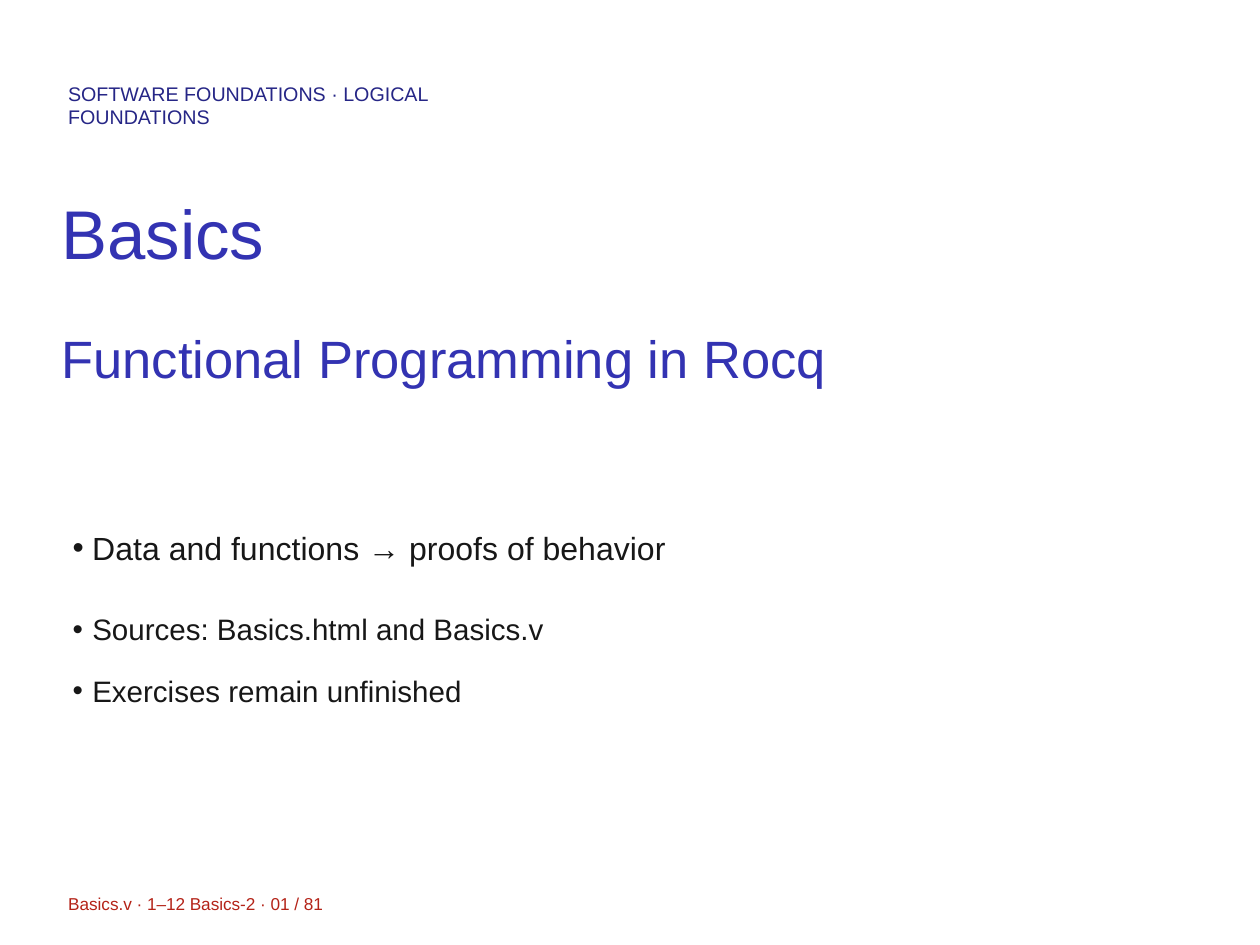
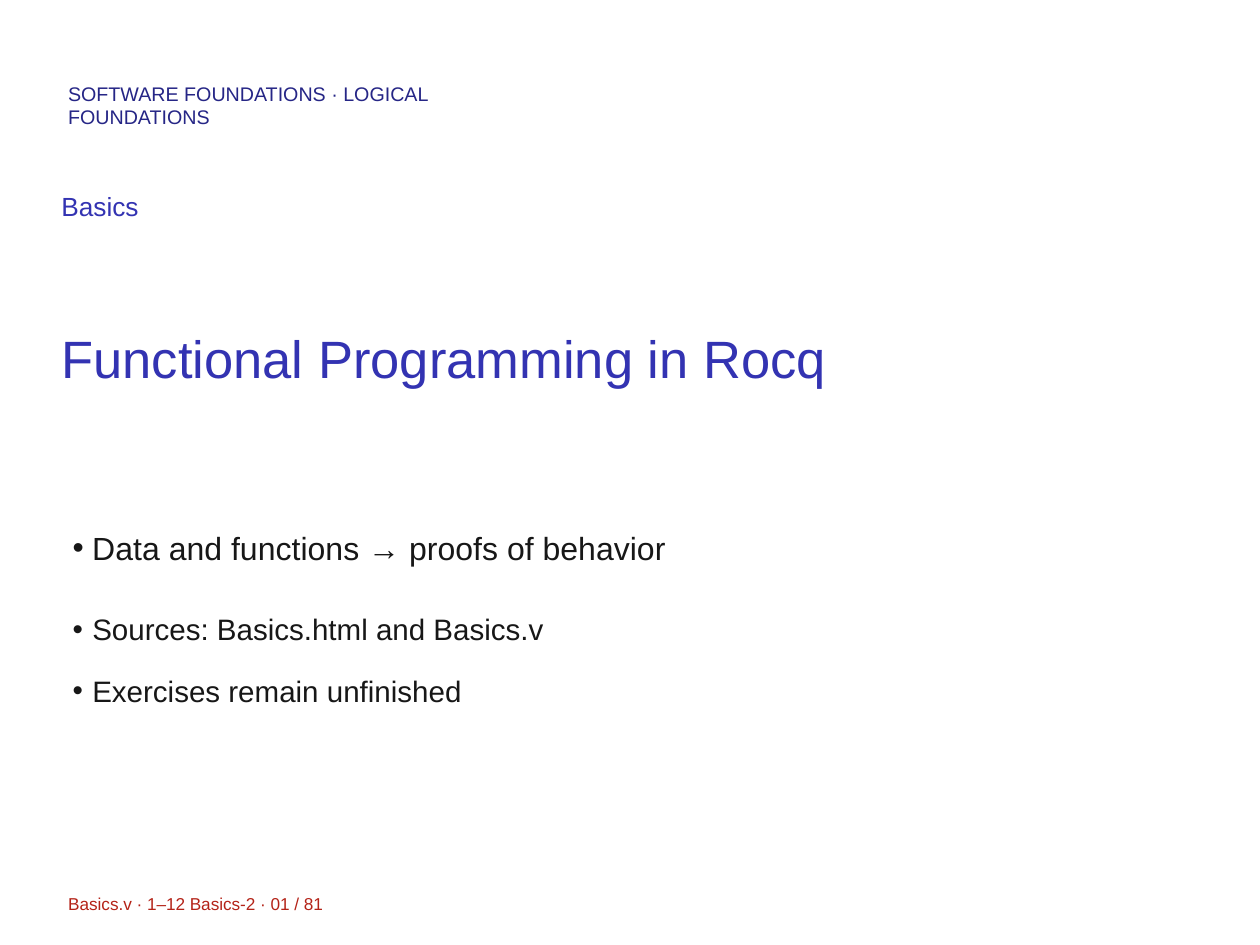
Before and after one commit to yuanruizhang5a/ppt-master, a slide deck: slide 1 of projects/course-rocq/Basics-2.pptx. Drawn at 1260x945 pixels with LibreOffice and Linux fonts; fonts in the diff are those of the drawing. Boxes give left, top, right and bottom in pixels: in the first picture for what was removed or moved away, otherwise in the second. Text is boxed around its words. In the diff, an @@ line names an element or a change of style, - is before the commit and + after.

Commit message:
continue revising Basics-2.pptx

```diff
--- a/projects/course-rocq/Basics-2.pptx
+++ b/projects/course-rocq/Basics-2.pptx
@@ text "Basics" at [61, 197, 138, 217]: size 42 to 16 pt @@
```
Also in this commit, not shown: 80 other slides changed, 7 other files.
